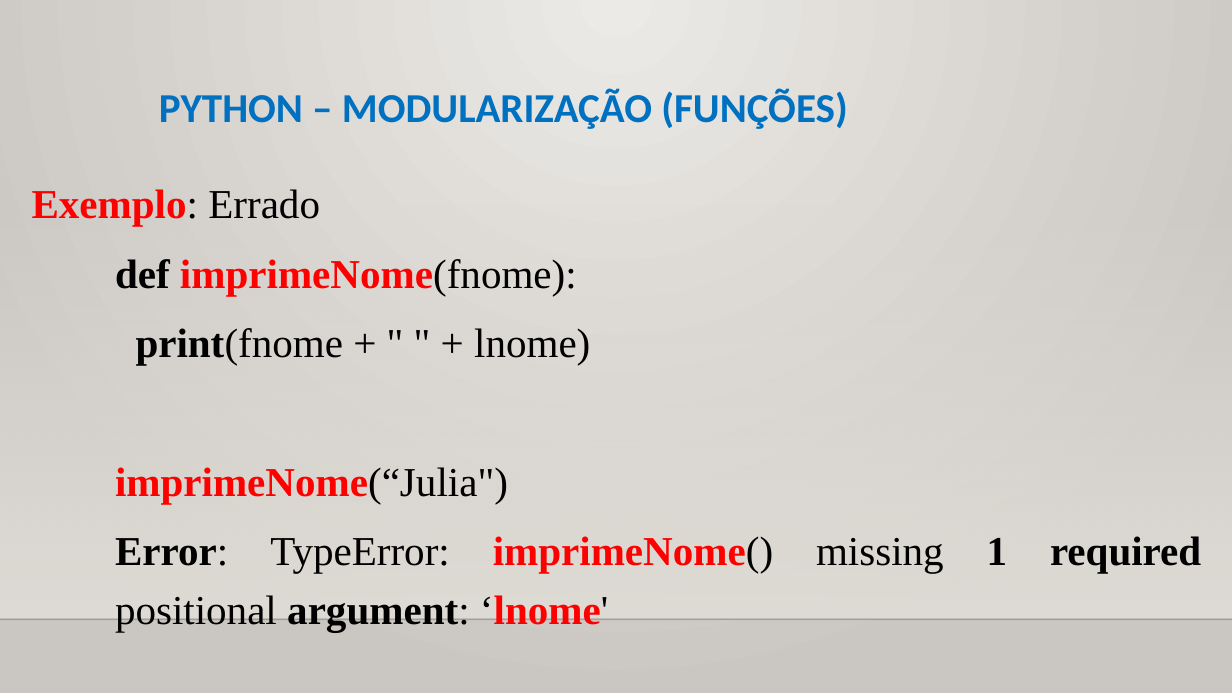
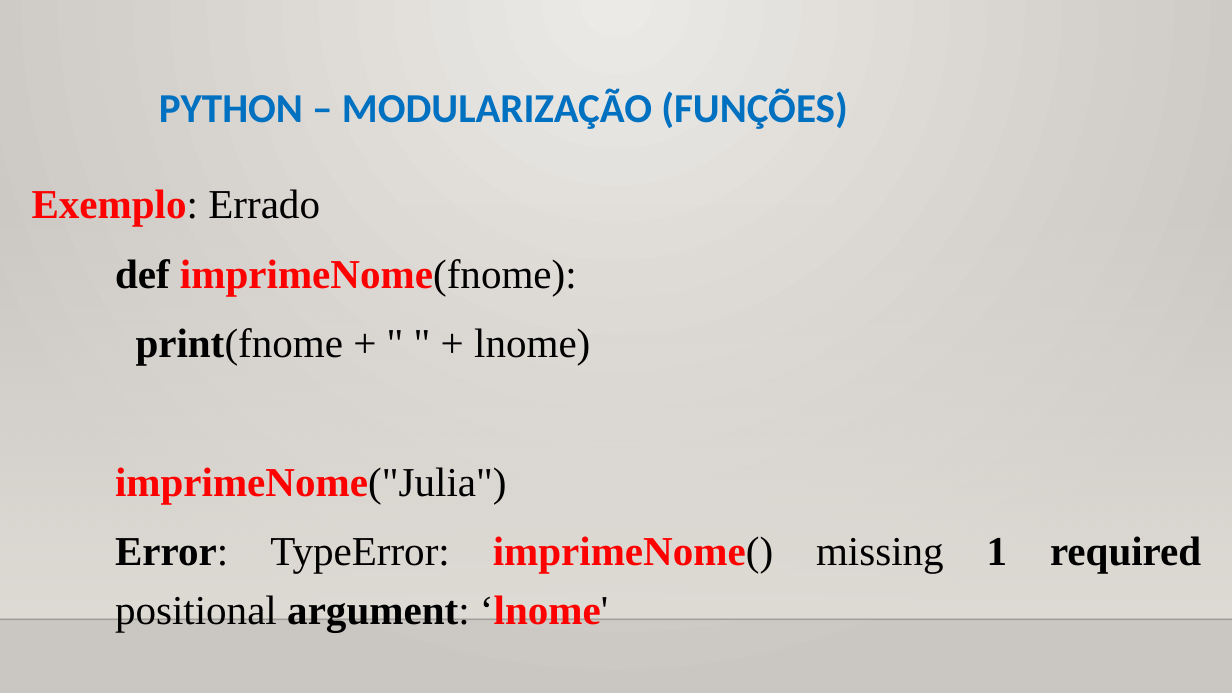
Before and after one commit to CloudEducationBrazil/WydenUniRuyPythonRAD, a slide deck: slide 8 of 01 Classes/Aula 08 RAD Python - Modularização Funções.pptx. Drawn at 1232x693 pixels with LibreOffice and Linux fonts; fonts in the diff are those of the drawing; background and template pictures are left out. Boxes give left, top, right and bottom in pixels: in the first picture for what was removed or moved away, otherwise in the second. Text is boxed around its words. In the diff, an @@ line names an element or a change of style, - is before the commit and + after.

Commit message:
Python RAD ajustess 25/09/2024 2024.2

```diff
--- a/01 Classes/Aula 08 RAD Python - Modularização Funções.pptx
+++ b/01 Classes/Aula 08 RAD Python - Modularização Funções.pptx
@@ text at (115, 467, 507, 504): text changed @@
-  imprimeNome(“Julia")
+  imprimeNome("Julia")
```
Also in this commit, not shown: 8 other slides changed, 2 other files.
